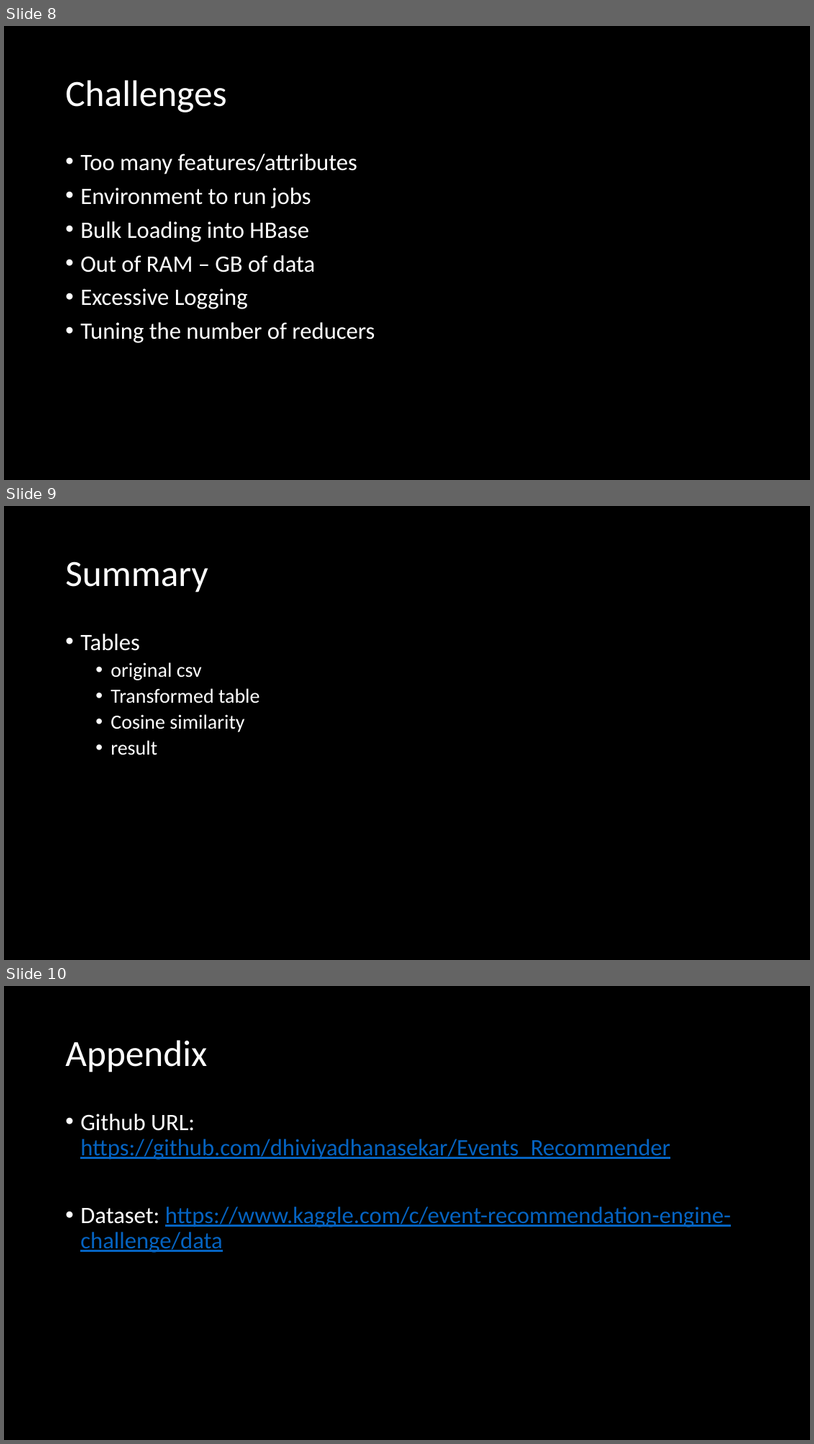
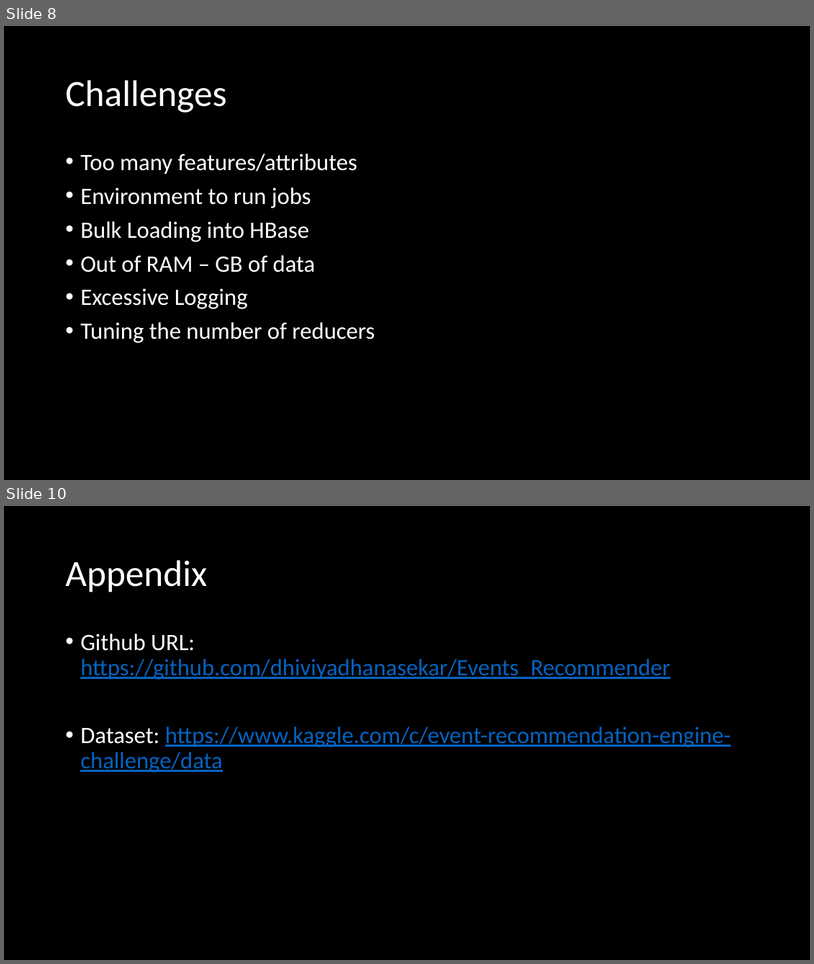
Before and after one commit to dhiviyadhanasekar/Events_Recommender, a slide deck: Big Data Project.pptx. Shown one above the other, each under a label of ours: slides 8, 9 and 10 before the commit, slides 8 and 10 after it; the slides between them are not shown. The pictures are 814x1444 and 814x964 pixels, drawn with LibreOffice and Linux fonts; fonts in the diff are those of the drawing. Boxes give left, top, right and bottom in pixels: in the first picture for what was removed or moved away, otherwise in the second. Text is boxed around its words. In the diff, an @@ line names an element or a change of style, - is before the commit and + after.

```diff
--- a/Big Data Project.pptx
+++ b/Big Data Project.pptx
@@ slide 9 removed at (x1=4, y1=506, x2=810, y2=960), background #000000 @@
@@ title removed at (x1=65, y1=561, x2=208, y2=592) @@
-Summary
@@ text removed at (x1=80, y1=633, x2=260, y2=755) @@
-• Tables
-  • original csv
-  • Transformed table
-  • Cosine similarity
-  • result
```
Also in this commit, not shown: 1 slide added.
